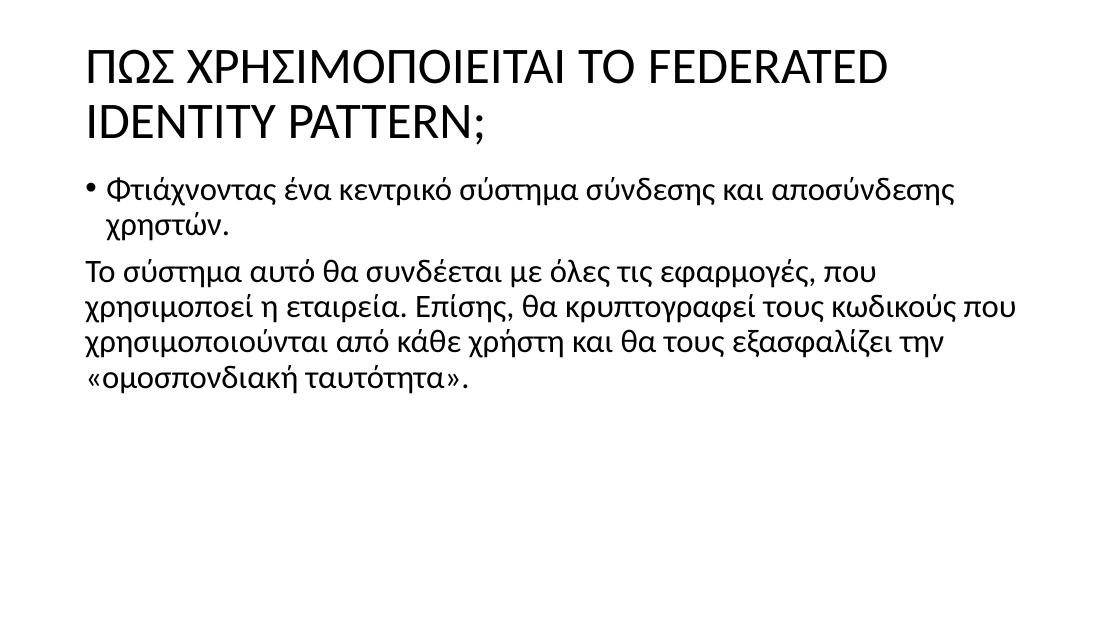
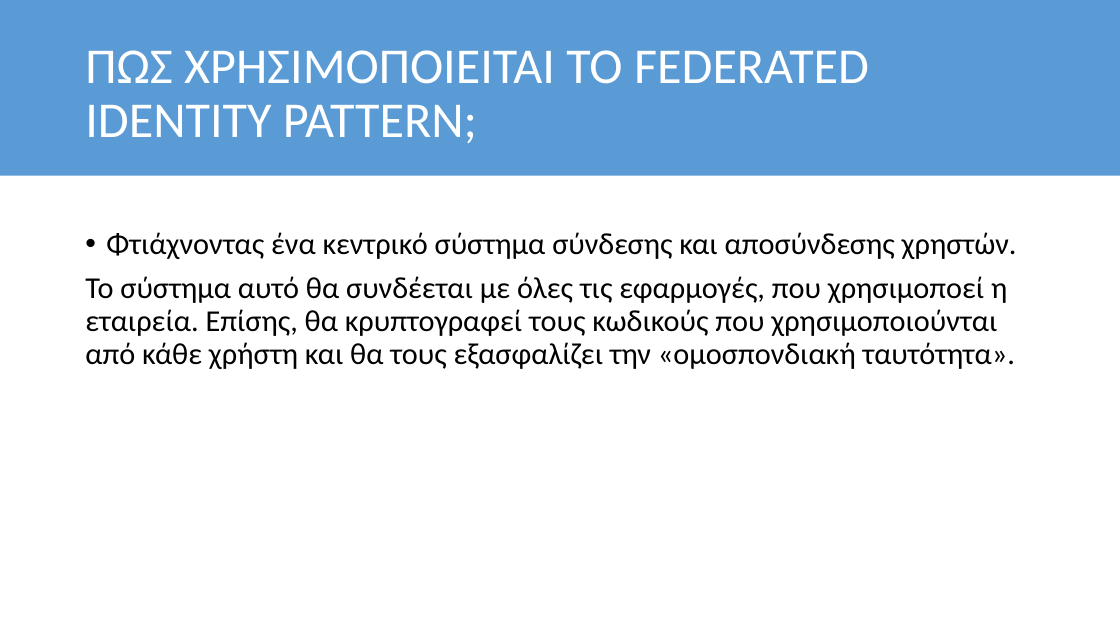
Before and after one commit to GeorgeMC2610/Design-Patterns, a slide deck: slide 5 of Exercise 3/Microsoft Design Patterns/Microsoft Design Patterns.pptx. Drawn at 1120x630 pixels with LibreOffice and Linux fonts; fonts in the diff are those of the drawing. Boxes give left, top, right and bottom in pixels: in the first picture for what was removed or moved away, otherwise in the second. Text is boxed around its words. In the diff, an @@ line names an element or a change of style, - is before the commit and + after.

```diff
--- a/Exercise 3/Microsoft Design Patterns/Microsoft Design Patterns.pptx
+++ b/Exercise 3/Microsoft Design Patterns/Microsoft Design Patterns.pptx
@@ rectangle added at bbox=[0, 0, 1120, 176], fill #5B9BD5 @@
@@ title "ΠΩΣ ΧΡΗΣΙΜΟΠΟΙΕΙΤΑΙ ΤΟ FEDERATED IDENTITY ..." at bbox=[85, 50, 869, 143]: size 44 to 43 pt, text colour #000000 to #FFFFFF @@
@@ text "Φτιάχνοντας ένα κεντρικό σύστημα σύνδεσης ...": place and size @@
-text "Φτιάχνοντας ένα κεντρικό σύστημα σύνδεσης ..." at bbox=[85, 177, 1017, 394]
+text "Φτιάχνοντας ένα κεντρικό σύστημα σύνδεσης ..." at bbox=[85, 232, 1017, 369]
@@ text "Φτιάχνοντας ένα κεντρικό σύστημα σύνδεσης ..." at bbox=[85, 232, 1017, 369]: size 28 to 26 pt @@
```
Also in this commit, not shown: 4 other slides changed, 9 slides added, 1 slide removed.
